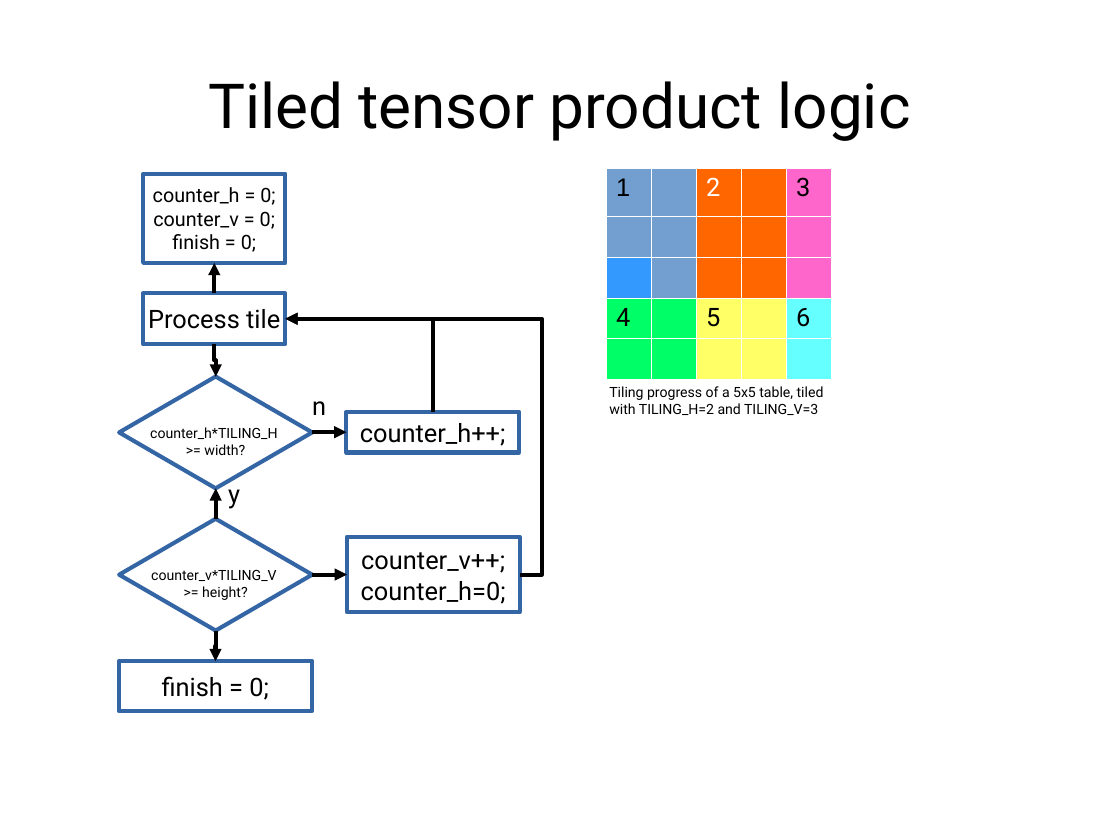
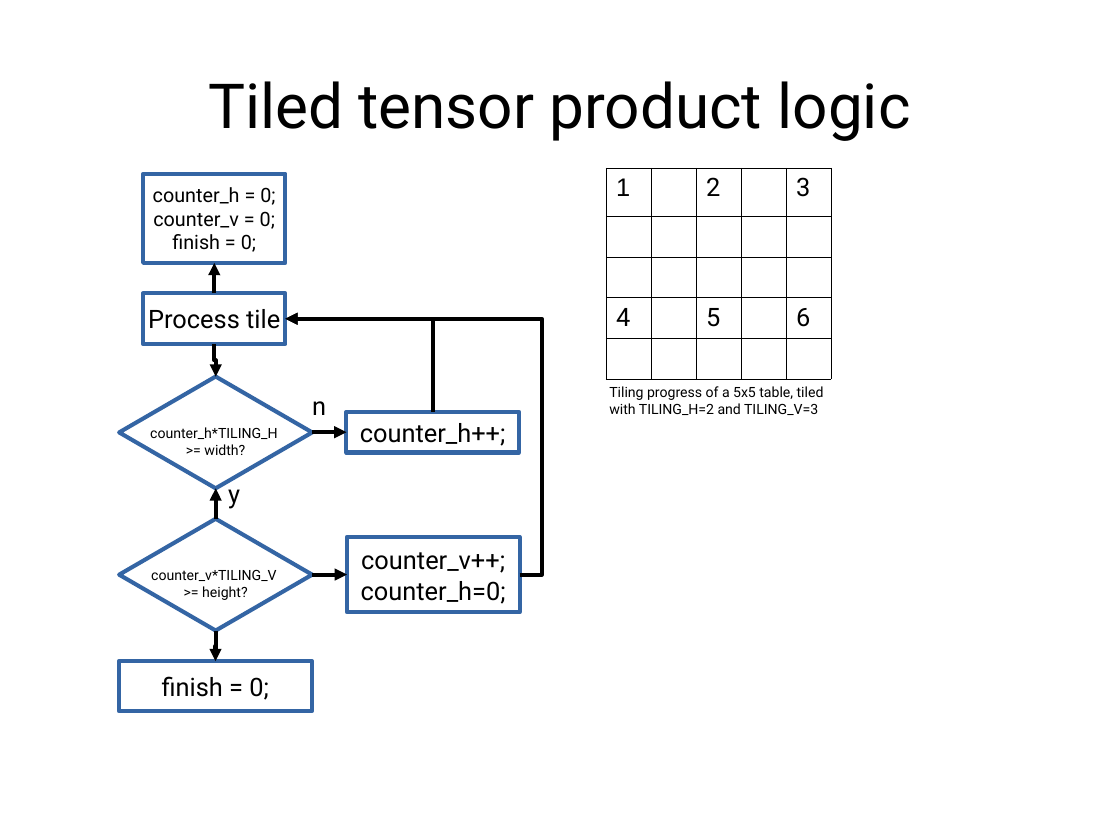
Before and after one commit to MihailoIsakov/layer_multiplex_nn, a slide deck: slide 18 of backpropagation/docs/doc.odp (slide 13 before the commit). Drawn at 1120x840 pixels with LibreOffice and Linux fonts; fonts in the diff are those of the drawing. Boxes give left, top, right and bottom in pixels: in the first picture for what was removed or moved away, otherwise in the second. Text is boxed around its words. In the diff, an @@ line names an element or a change of style, - is before the commit and + after.

```diff
--- a/backpropagation/docs/doc.odp
+++ b/backpropagation/docs/doc.odp
@@ table at (607,169,830,372) @@
@@ fill #729FCF to none in row 1, column 1 @@
@@ fill #FF6600 to none in row 1, column 3 @@
@@ fill #FF66CC to none in row 1, column 5 @@
@@ fill #00FF66 to none in row 4, column 1 @@
@@ fill #FFFF66 to none in row 4, column 3 @@
@@ fill #66FFFF to none in row 4, column 5 @@
@@ text colour #FFFFFF to #000000 in "2" @@
@@ borders changed @@
```
Also in this commit, not shown: 7 other slides changed, 5 slides added.
